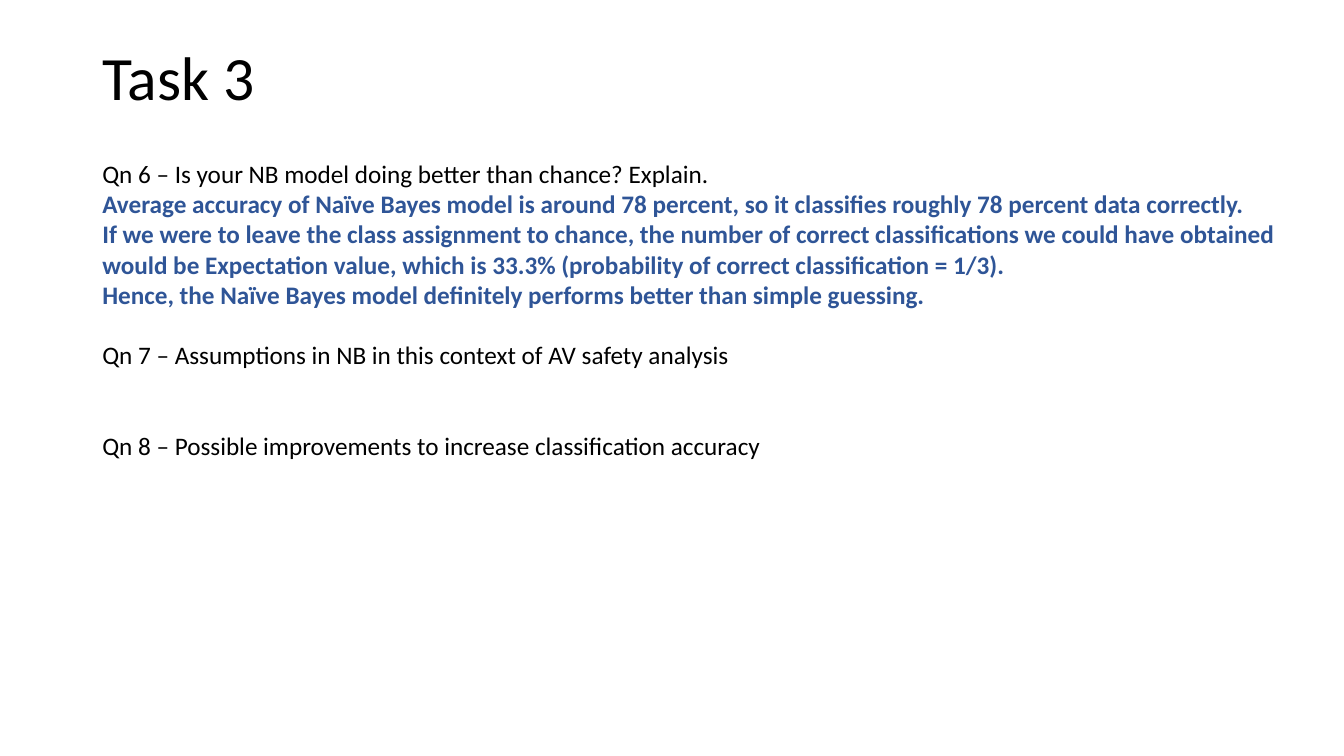
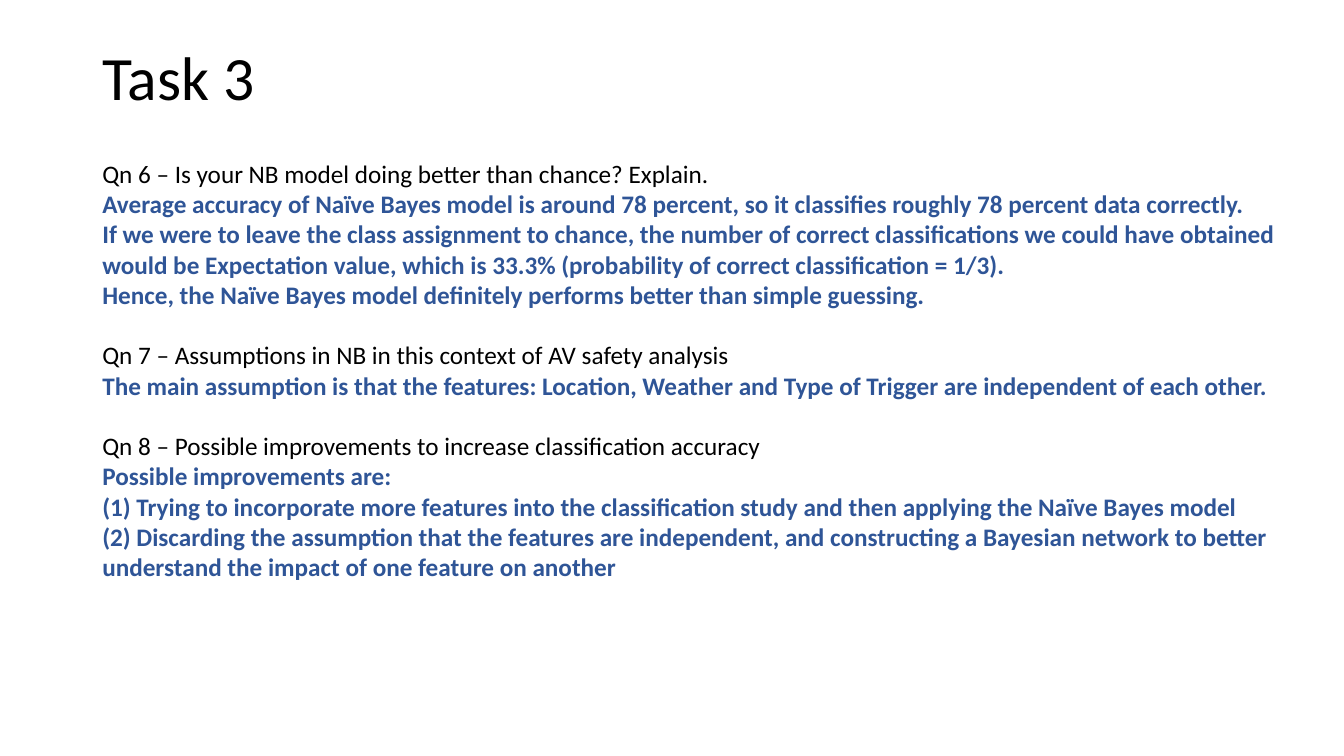
Before and after one commit to gowthamkuntumalla/Safety_in_autonomous_vehicles_MP, a slide deck: slide 9 of somani4_MP1.pptx. Drawn at 1344x756 pixels with LibreOffice and Linux fonts; fonts in the diff are those of the drawing. Boxes give left, top, right and bottom in pixels: in the first picture for what was removed or moved away, otherwise in the second. Text is boxed around its words. In the diff, an @@ line names an element or a change of style, - is before the commit and + after.

```diff
--- a/somani4_MP1.pptx
+++ b/somani4_MP1.pptx
@@ text at (102, 377, 1267, 400): paragraph added @@
+The main assumption is that the features: Location, Weather and Type of Trigger are independent of each other.
@@ text at (102, 467, 1267, 580): paragraphs added @@
+Possible improvements are:
+(1) Trying to incorporate more features into the classification study and then applying the Naïve Bayes model
+(2) Discarding the assumption that the features are independent, and constructing a Bayesian network to better understand the impact of one feature on another
```
Also in this commit, not shown: 6 other slides changed, 1 slide added, 4 other files.
